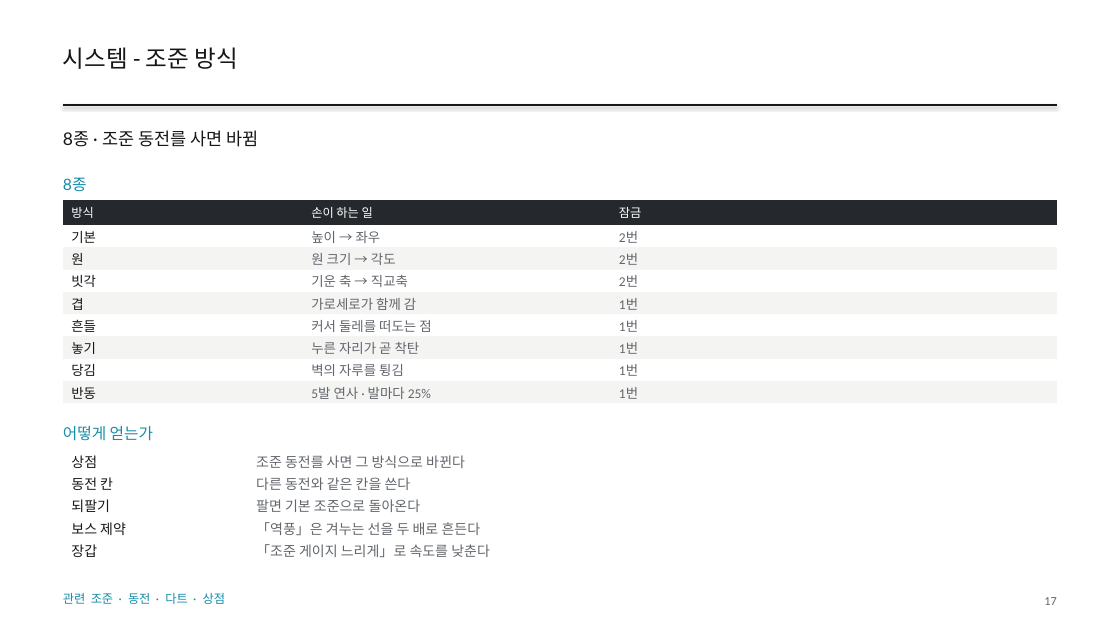
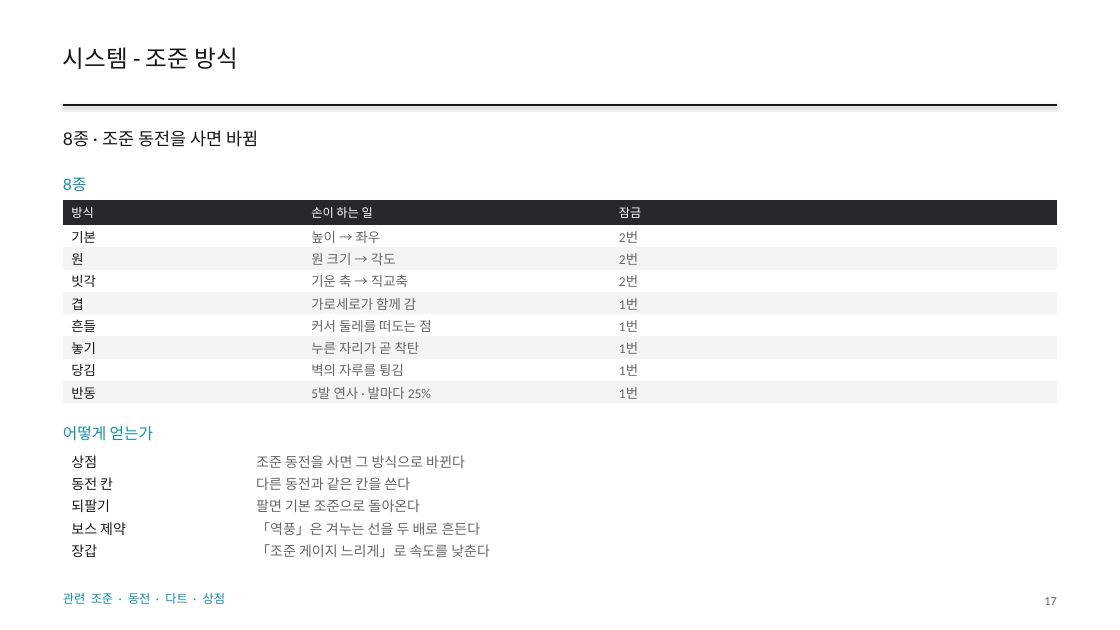
Before and after one commit to GGbong69/test-03, a slide deck: slide 17 of docs/HIGHTONE_기획서.pptx. Drawn at 1120x630 pixels with LibreOffice and Linux fonts; fonts in the diff are those of the drawing. Boxes give left, top, right and bottom in pixels: in the first picture for what was removed or moved away, otherwise in the second. Text is boxed around its words. In the diff, an @@ line names an element or a change of style, - is before the commit and + after.

```diff
--- a/docs/HIGHTONE_기획서.pptx
+++ b/docs/HIGHTONE_기획서.pptx
@@ text at (63,130,258,147): text changed @@
-8종 · 조준 동전를 사면 바뀜
+8종 · 조준 동전을 사면 바뀜
@@ table at (63,450,1057,561) @@
-row 1, column 2: 조준 동전를 사면 그 방식으로 바뀐다
+row 1, column 2: 조준 동전을 사면 그 방식으로 바뀐다
-row 2, column 2: 다른 동전와 같은 칸을 쓴다
+row 2, column 2: 다른 동전과 같은 칸을 쓴다
```
Also in this commit, not shown: 12 other slides changed, 31 other files.
